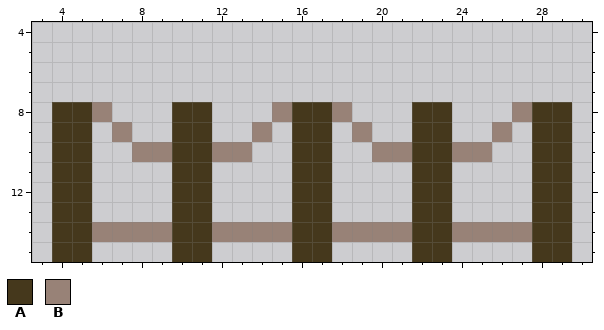
Pixel-art file, stored at assets/sprites/src/bridge.aseprite. Above is the file before it was changed.
64x16 pixels, 1 frame. Shown: x 3..30, y 4..15.
Palette (. is transparent): A #45381c  B #988277
Pixels before, first column x 4:
 8 AAB...AA...BAAB...AA...BAA
 9 AA.B..AA..B.AA.B..AA..B.AA
10 AA..BBAABB..AA..BBAABB..AA
11 AA....AA....AA....AA....AA
12 AA....AA....AA....AA....AA
13 AA....AA....AA....AA....AA
14 AABBBBAABBBBAABBBBAABBBBAA
15 AA....AA....AA....AA....AA
Once edited:
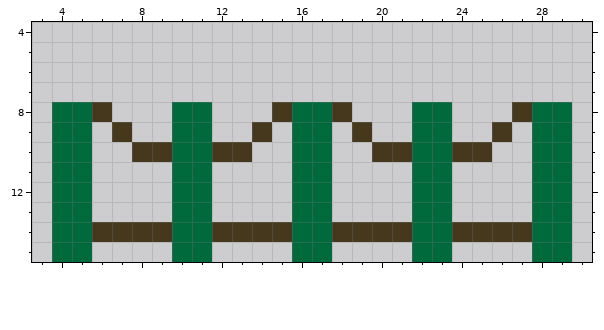
Difference:
colour A: #45381c -> #006a3d
colour B: #988277 -> #45381c
